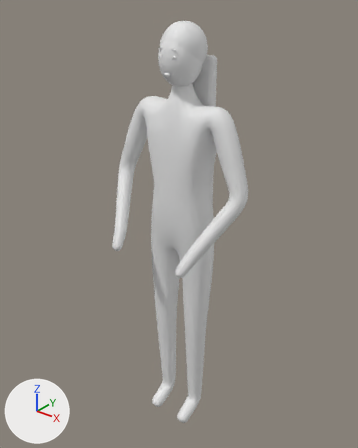
The FBX model Assets/HuaShang/Resources/HuaShang/Art/Characters/SK_xiaoYeXiaoTing.fbx, before and after one commit.
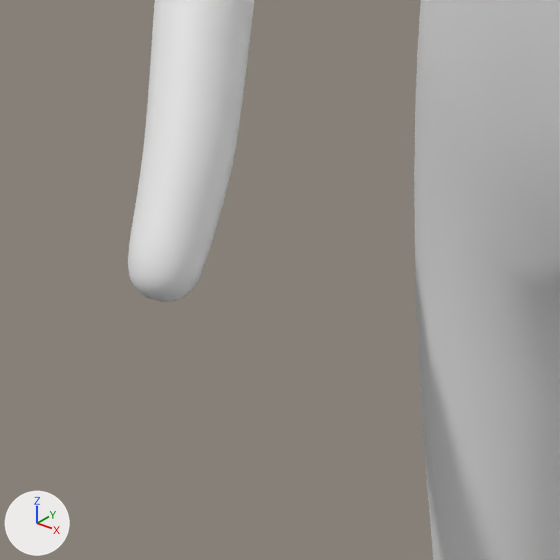
The first picture shows the older version from a 50 mm camera at (1.081, -1.372, 1.795) aimed at (-0.009, -0.009, 0.95). The close-ups show the older and then the newer version on the part from 27% to 48% of the width and 47% to 64% of the height of that picture. Only the edits that show in the close-ups are written down. Arrows for +X, +Y and +Z are at lower left; the lights stay in place. Where no turn or scale is listed for an object, it has been applied to the vertices.

Names of what the first close-up shows: 'Body'.
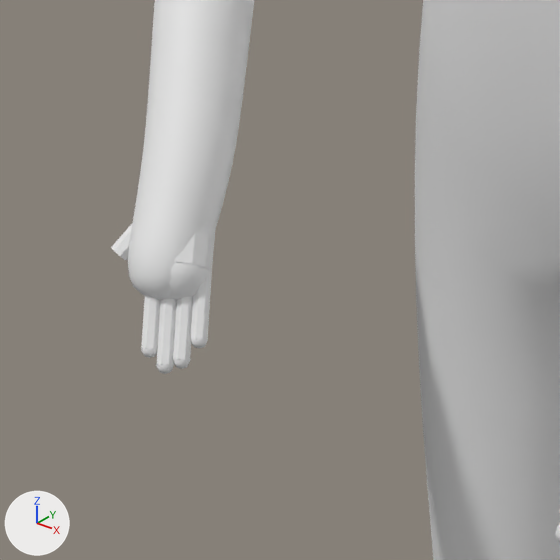
Boxes (x1, y1, x2, y2) around the edits, measured in the close-ups (560 x 560 px):
'Palm.001', added: after (174, 221, 216, 271)
'PalmCap.001', added: after (169, 262, 209, 300)
'Finger.005', added: after (157, 298, 177, 365)
'Finger.006', added: after (173, 296, 193, 360)
'Finger.007', added: after (191, 270, 212, 340)
'Finger.004', added: after (141, 295, 161, 349)
'Thumb.001', added: after (111, 224, 132, 261)
'FingerTip.005', added: after (156, 362, 174, 374)
'FingerTip.006', added: after (173, 356, 191, 369)
'FingerTip.004', added: after (141, 346, 157, 358)
'FingerTip.007', added: after (191, 336, 208, 348)

Patch to the scene script:
```diff
--- a/Assets/HuaShang/Resources/HuaShang/Art/Characters/SK_xiaoYeXiaoTing.fbx.py
+++ b/Assets/HuaShang/Resources/HuaShang/Art/Characters/SK_xiaoYeXiaoTing.fbx.py
@@ ob_palmcap_001 @@
+ob_palmcap_001 = bpy.data.objects.new('PalmCap.001', me_palmcap_001)  # a UV sphere (10 segments, 6 rings, poles along z) spanning x -0.1639..-0.1315, y -0.2204..-0.1864, z 0.8684..0.9024; in mat_m_skin (white #e7e7e7)
+ob_palmcap_001.location = (0.0, 0.0, 0.0)
@@ ob_fingertip_006 @@
+ob_fingertip_006 = bpy.data.objects.new('FingerTip.006', me_fingertip_006)  # a UV sphere (8 segments, 4 rings, poles along z) spanning x -0.13468..-0.12508, y -0.22732..-0.21772, z 0.84134..0.85094; in mat_m_skin (white #e7e7e7)
+ob_fingertip_006.location = (0.0, 0.0, 0.0)
@@ ob_finger_005 @@
+ob_finger_005 = bpy.data.objects.new('Finger.005', me_finger_005)  # 16 vertices, 10 faces; spans x -0.1556..-0.1317, y -0.2327..-0.2017, z 0.841..0.888; in mat_m_skin (white #e7e7e7)
+ob_finger_005.location = (0.0, 0.0, 0.0)
@@ ob_palm_001 @@
+ob_palm_001 = bpy.data.objects.new('Palm.001', me_palm_001)  # 24 vertices, 14 faces; spans x -0.1839..-0.1319, y -0.2171..-0.1591, z 0.8741..0.9376; in mat_m_skin (white #e7e7e7)
+ob_palm_001.location = (0.0, 0.0, 0.0)
@@ ob_finger_007 @@
+ob_finger_007 = bpy.data.objects.new('Finger.007', me_finger_007)  # 16 vertices, 10 faces; spans x -0.1415..-0.1218, y -0.2169..-0.1923, z 0.8528..0.888; in mat_m_skin (white #e7e7e7)
+ob_finger_007.location = (0.0, 0.0, 0.0)
@@ ob_finger_006 @@
+ob_finger_006 = bpy.data.objects.new('Finger.006', me_finger_006)  # 16 vertices, 10 faces; spans x -0.1485..-0.1255, y -0.2266..-0.197, z 0.8436..0.888; in mat_m_skin (white #e7e7e7)
+ob_finger_006.location = (0.0, 0.0, 0.0)
@@ ob_thumb_001 @@
+ob_thumb_001 = bpy.data.objects.new('Thumb.001', me_thumb_001)  # 16 vertices, 10 faces; spans x -0.1859..-0.1655, y -0.2186..-0.1866, z 0.8843..0.9152; in mat_m_skin (white #e7e7e7)
+ob_thumb_001.location = (0.0, 0.0, 0.0)
@@ ob_fingertip_007 @@
+ob_fingertip_007 = bpy.data.objects.new('FingerTip.007', me_fingertip_007)  # a UV sphere (8 segments, 4 rings, poles along z) spanning x -0.13095..-0.12135, y -0.21758..-0.20798, z 0.85053..0.86013; in mat_m_skin (white #e7e7e7)
+ob_fingertip_007.location = (0.0, 0.0, 0.0)
@@ ob_finger_004 @@
+ob_finger_004 = bpy.data.objects.new('Finger.004', me_finger_004)  # 16 vertices, 10 faces; spans x -0.1627..-0.1412, y -0.2337..-0.2064, z 0.8477..0.888; in mat_m_skin (white #e7e7e7)
+ob_finger_004.location = (0.0, 0.0, 0.0)
@@ ob_fingertip_004 @@
+ob_fingertip_004 = bpy.data.objects.new('FingerTip.004', me_fingertip_004)  # a UV sphere (8 segments, 4 rings, poles along z) spanning x -0.15035..-0.14075, y -0.23447..-0.22487, z 0.84552..0.85512; in mat_m_skin (white #e7e7e7)
+ob_fingertip_004.location = (0.0, 0.0, 0.0)
@@ ob_fingertip_005 @@
+ob_fingertip_005 = bpy.data.objects.new('FingerTip.005', me_fingertip_005)  # a UV sphere (8 segments, 4 rings, poles along z) spanning x -0.14084..-0.13124, y -0.2334..-0.2238, z 0.83883..0.84843; in mat_m_skin (white #e7e7e7)
+ob_fingertip_005.location = (0.0, 0.0, 0.0)
```
